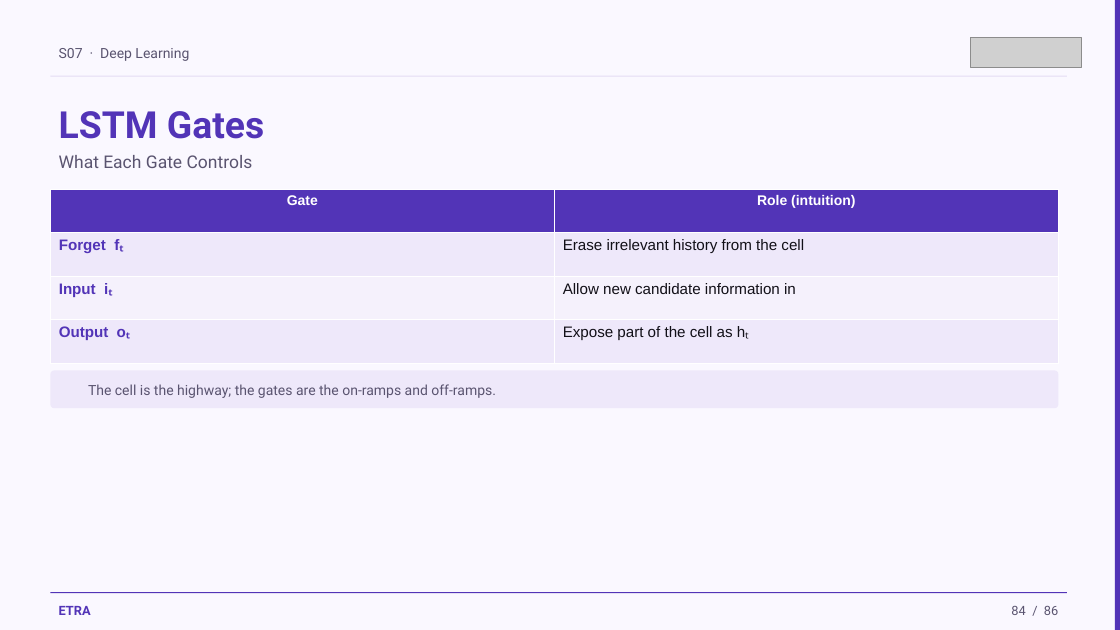
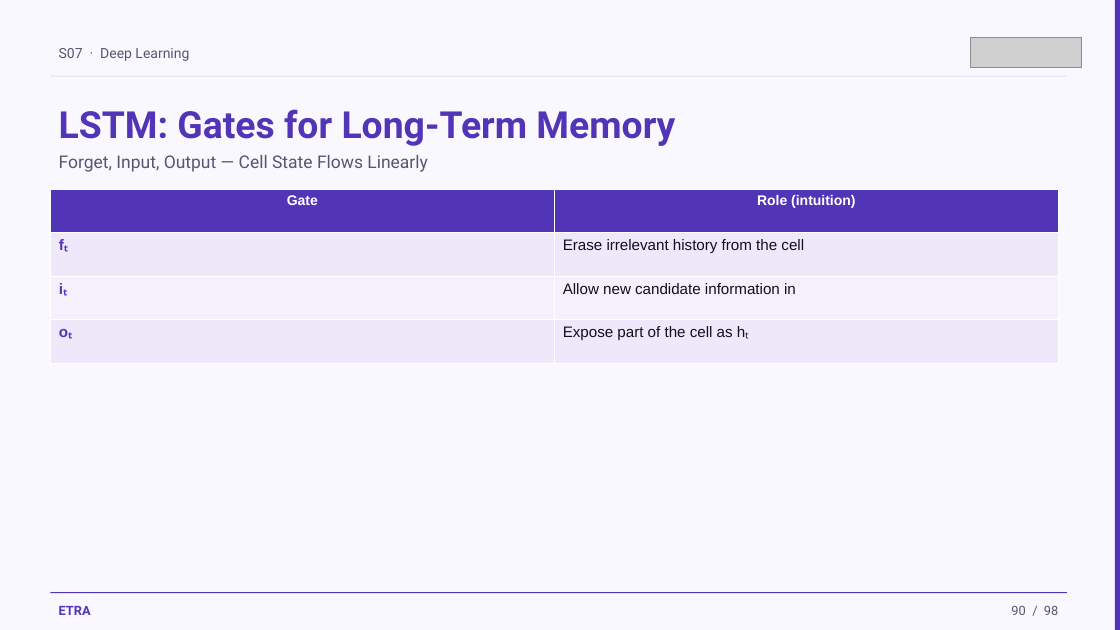
Before and after one commit to iksasa15/AI-ML, a slide deck: slide 90 of web-presentation/pdf-exports/Week2-Session1-Deep-Learning.pptx (slide 84 before the commit). Drawn at 1120x630 pixels with LibreOffice and Linux fonts; fonts in the diff are those of the drawing; grey boxes stand for pictures. Boxes give left, top, right and bottom in pixels: in the first picture for what was removed or moved away, otherwise in the second. Text is boxed around its words. In the diff, an @@ line names an element or a change of style, - is before the commit and + after.

```diff
--- a/web-presentation/pdf-exports/Week2-Session1-Deep-Learning.pptx
+++ b/web-presentation/pdf-exports/Week2-Session1-Deep-Learning.pptx
@@ text at [59,109,675,146]: text changed @@
-LSTM Gates
+LSTM: Gates for Long-Term Memory
@@ text at [59,155,428,172]: text changed @@
-What Each Gate Controls
+Forget, Input, Output — Cell State Flows Linearly
@@ table at [50,189,1059,364] @@
-row 2, column 1: Forget fₜ
+row 2, column 1: fₜ
-row 3, column 1: Input iₜ
+row 3, column 1: iₜ
-row 4, column 1: Output oₜ
+row 4, column 1: oₜ
@@ rounded rectangle removed at [50,371,1059,408] @@
@@ text removed at [88,384,496,398] @@
-The cell is the highway; the gates are the on-ramps and off-ramps.
@@ text at [1011,606,1058,615]: text changed @@
-84 / 86
+90 / 98
```
Also in this commit, not shown: 81 other slides changed, 15 slides added, 3 slides removed, 5 other files.
